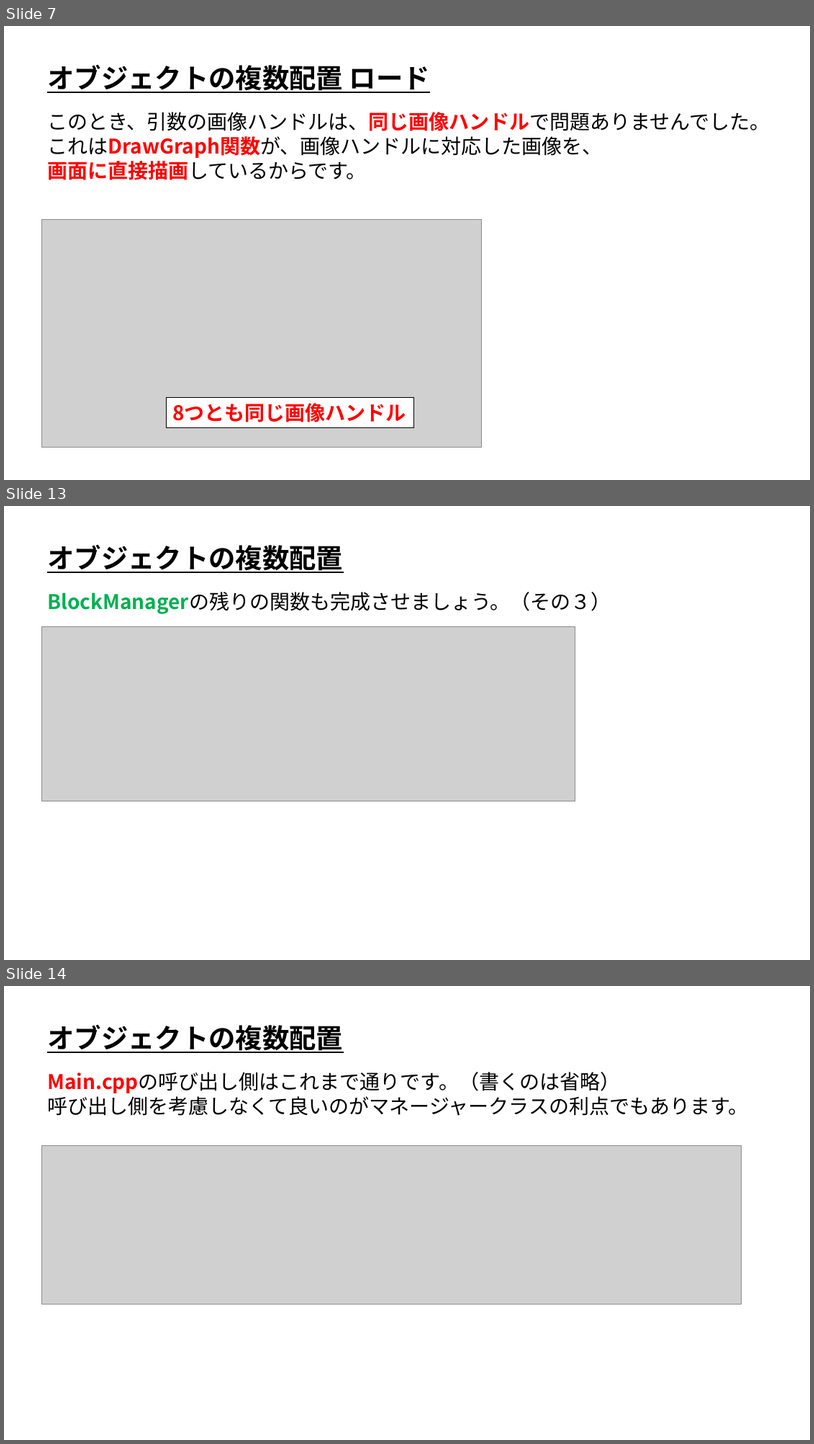
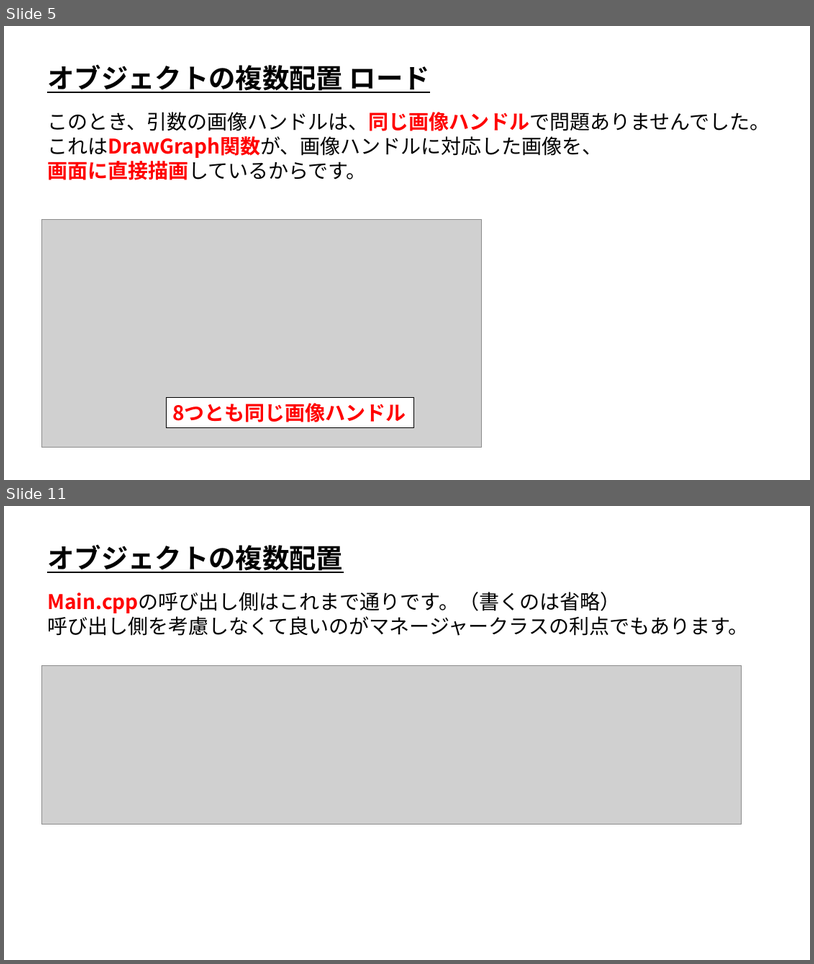
Before and after one commit to ArakiYusuke-Ohara/Textbook, a slide deck: ゲーム科2年/00_前期/ゲーム開発Ⅰ/05_オブジェクトの複数配置.pptx. Shown one above the other, each under a label of ours: slides 7, 13 and 14 before the commit, slides 5 and 11 after it; the slides between them are not shown. The pictures are 814x1444 and 814x964 pixels, drawn with LibreOffice and Linux fonts; fonts in the diff are those of the drawing; grey boxes stand for pictures. Boxes give left, top, right and bottom in pixels: in the first picture for what was removed or moved away, otherwise in the second. Text is boxed around its words. In the diff, an @@ line names an element or a change of style, - is before the commit and + after.

```diff
--- a/ゲーム科2年/00_前期/ゲーム開発Ⅰ/05_オブジェクトの複数配置.pptx
+++ b/ゲーム科2年/00_前期/ゲーム開発Ⅰ/05_オブジェクトの複数配置.pptx
@@ slide 13 removed at [4, 506, 810, 960], background #FFFFFF @@
@@ text removed at [47, 544, 343, 573] @@
-オブジェクトの複数配置
@@ text removed at [47, 592, 611, 614] @@
-BlockManagerの残りの関数も完成させましょう。（その３）
@@ picture removed at [41, 626, 575, 801] @@
@@ what was slide 7 is now slide 5 @@
@@ what was slide 14 is now slide 11 @@
```
Also in this commit, not shown: 10 slides changed, 2 other slides removed.
